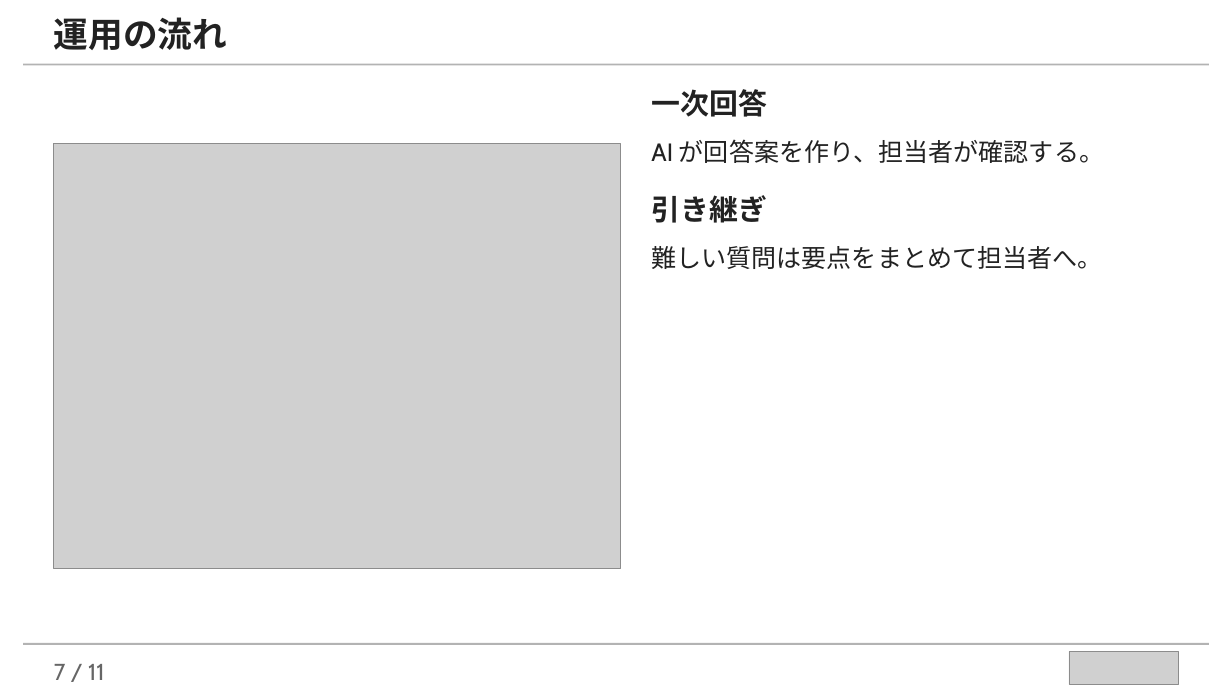
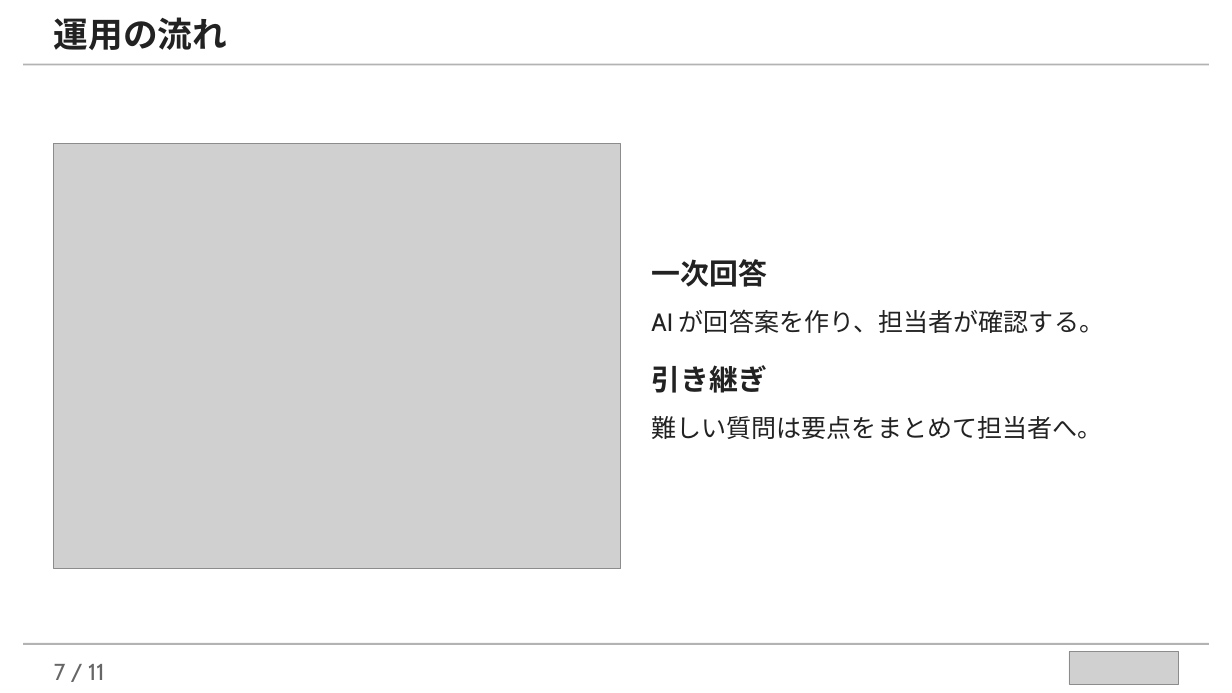
Before and after one commit to takuya109048/llm-assist-kit, a slide deck: slide 7 of examples/marp-slides-example.pptx. Drawn at 1232x693 pixels with LibreOffice and Linux fonts; fonts in the diff are those of the drawing; grey boxes stand for pictures. Boxes give left, top, right and bottom in pixels: in the first picture for what was removed or moved away, otherwise in the second. Text is boxed around its words. In the diff, an @@ line names an element or a change of style, - is before the commit and + after.

```diff
--- a/examples/marp-slides-example.pptx
+++ b/examples/marp-slides-example.pptx
@@ text "一次回答": place and size @@
-text "一次回答" at (651,89,1104,269)
+text "一次回答" at (651,259,1104,439)
```
Also in this commit, not shown: 7 other slides changed, 7 other files.
